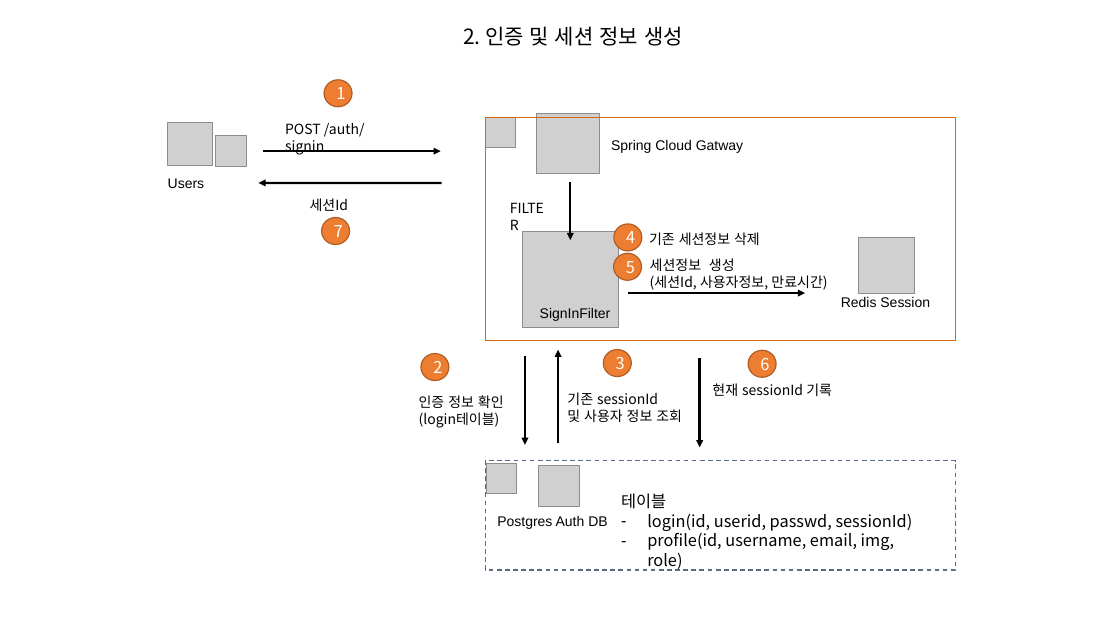
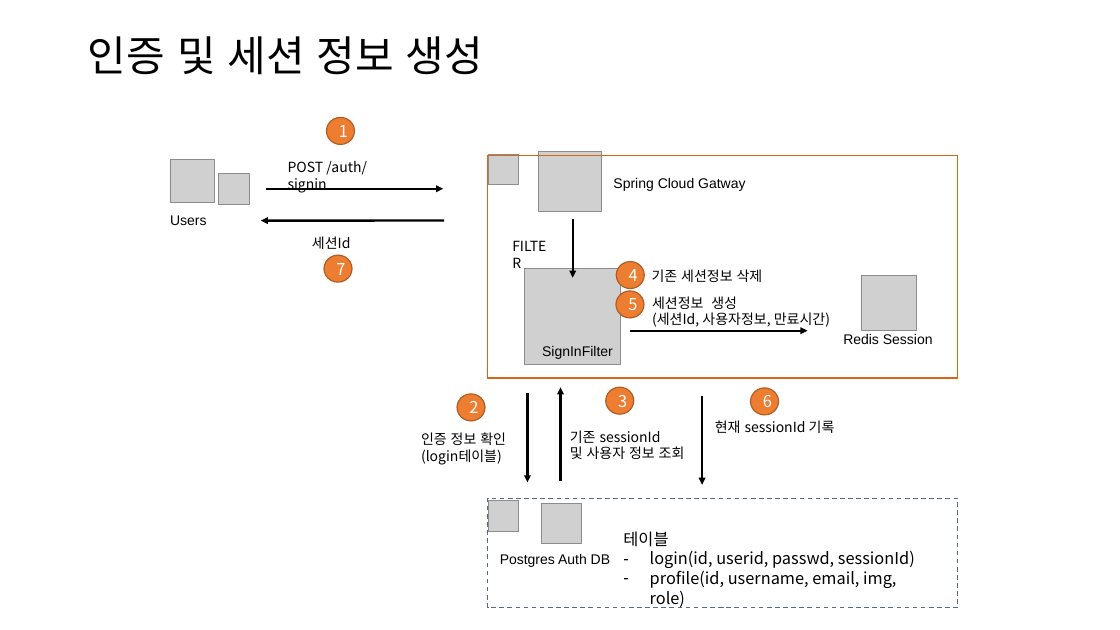
Before and after one commit to kdkcom1234/git2021, a slide deck: slide 10 of 8-msa/auth/-. 인증, 허가, 세션.pptx (slide 9 before the commit). Drawn at 1120x630 pixels with LibreOffice and Linux fonts; fonts in the diff are those of the drawing; grey boxes stand for pictures. Boxes give left, top, right and bottom in pixels: in the first picture for what was removed or moved away, otherwise in the second. Text is boxed around its words. In the diff, an @@ line names an element or a change of style, - is before the commit and + after.

```diff
--- a/8-msa/auth/-. 인증, 허가, 세션.pptx
+++ b/8-msa/auth/-. 인증, 허가, 세션.pptx
@@ title "인증 및 세션 정보 생성" at box(88, 36, 482, 75): vertical alignment top to middle @@
@@ title at box(88, 36, 482, 75): text changed; size 18 to 36 pt @@
-2. 인증 및 세션 정보 생성
+인증 및 세션 정보 생성
@@ 5 texts, 2 pictures, 2 arrows, 1 ellipse: place and size @@
-5 texts, 2 pictures, 2 arrows, 1 ellipse at box(167, 80, 930, 493)
+5 texts, 2 pictures, 2 arrows, 1 ellipse at box(170, 118, 933, 531)
@@ 1 picture, 1 text, 1 ellipse, 1 rectangle, 1 arrow: place and size @@
-1 picture, 1 text, 1 ellipse, 1 rectangle, 1 arrow at box(216, 118, 956, 444)
+1 picture, 1 text, 1 ellipse, 1 rectangle, 1 arrow at box(218, 155, 959, 481)
@@ 3 ellipses, 1 text: place and size @@
-3 ellipses, 1 text at box(168, 178, 642, 376)
+3 ellipses, 1 text at box(170, 215, 644, 414)
@@ ellipse "2": place and size @@
-ellipse "2" at box(421, 354, 449, 381)
+ellipse "2" at box(457, 394, 485, 421)
@@ 7 texts, 5 pictures, 4 arrows, 1 ellipse, 1 rectangle: place and size @@
-7 texts, 5 pictures, 4 arrows, 1 ellipse, 1 rectangle at box(259, 113, 956, 570)
+7 texts, 5 pictures, 4 arrows, 1 ellipse, 1 rectangle at box(261, 151, 959, 608)
```
Also in this commit, not shown: 5 other slides changed, 3 slides added, 22 other files.
